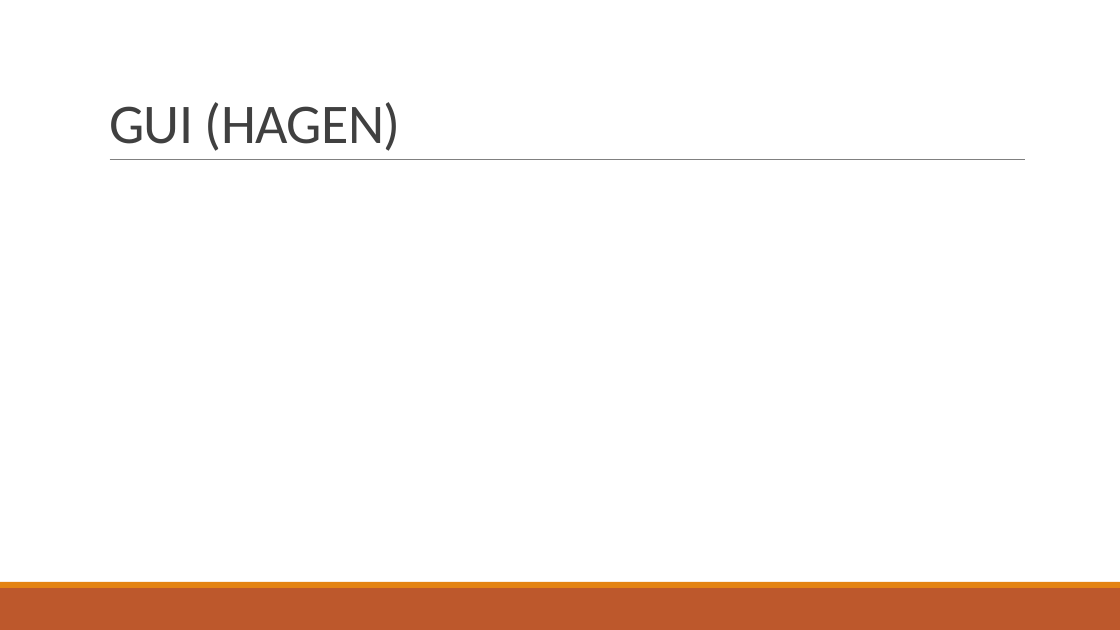
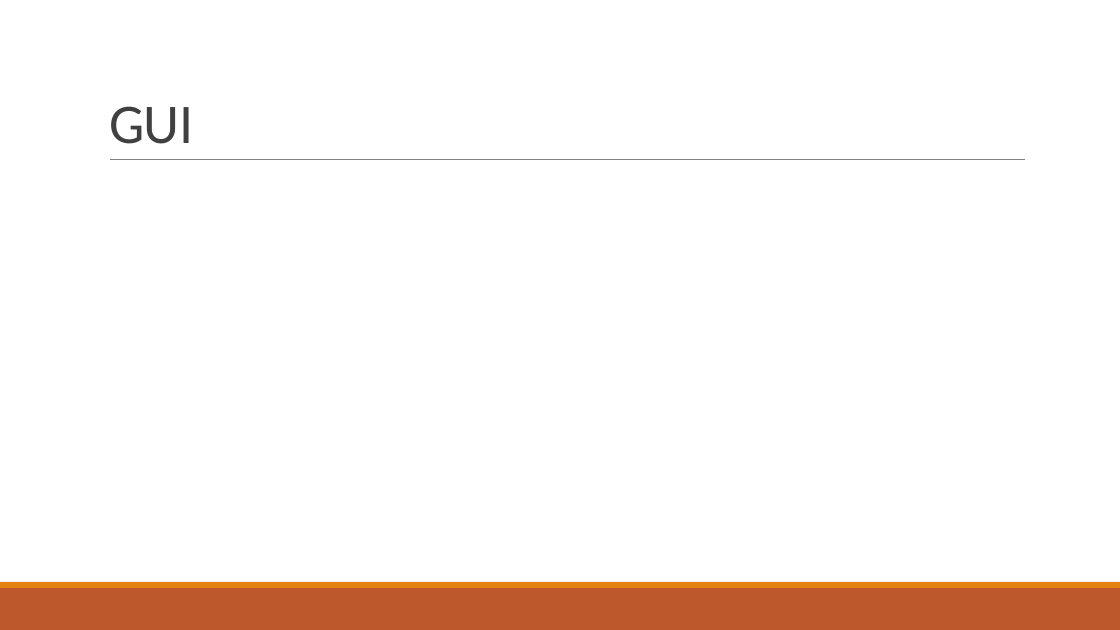
Before and after one commit to fjanssen/Car2X, a slide deck: slide 20 of doc/FinalPresentation.pptx. Drawn at 1120x630 pixels with LibreOffice and Linux fonts; fonts in the diff are those of the drawing. Boxes give left, top, right and bottom in pixels: in the first picture for what was removed or moved away, otherwise in the second. Text is boxed around its words. In the diff, an @@ line names an element or a change of style, - is before the commit and + after.

```diff
--- a/doc/FinalPresentation.pptx
+++ b/doc/FinalPresentation.pptx
@@ title at <box>109,106,193,144</box>: text changed @@
-GUI (HAGEN)
+GUI
```
Also in this commit, not shown: 6 other slides changed.
